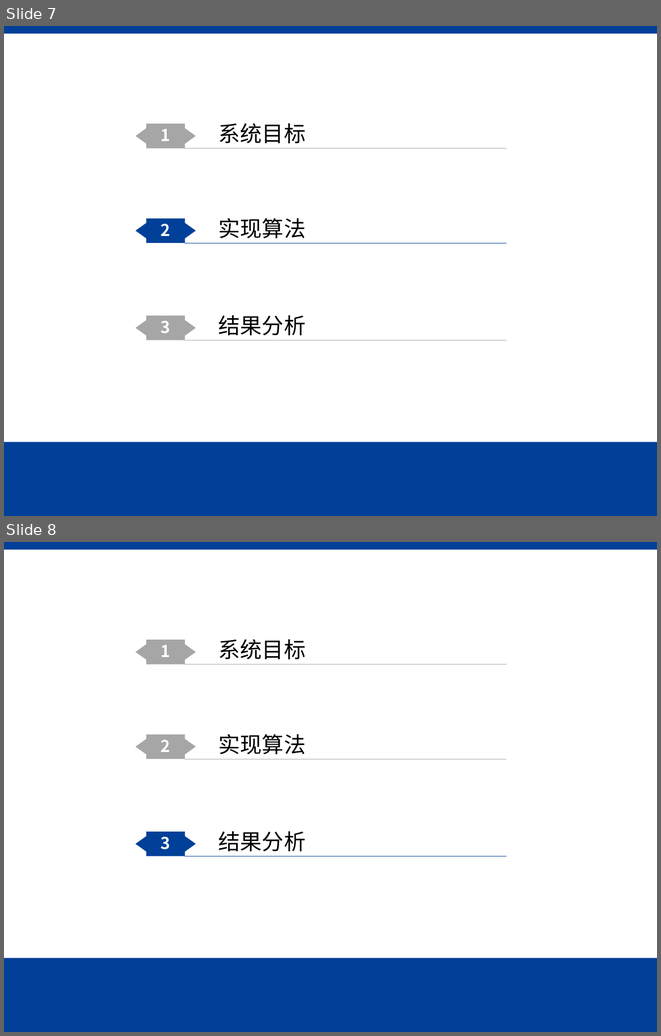
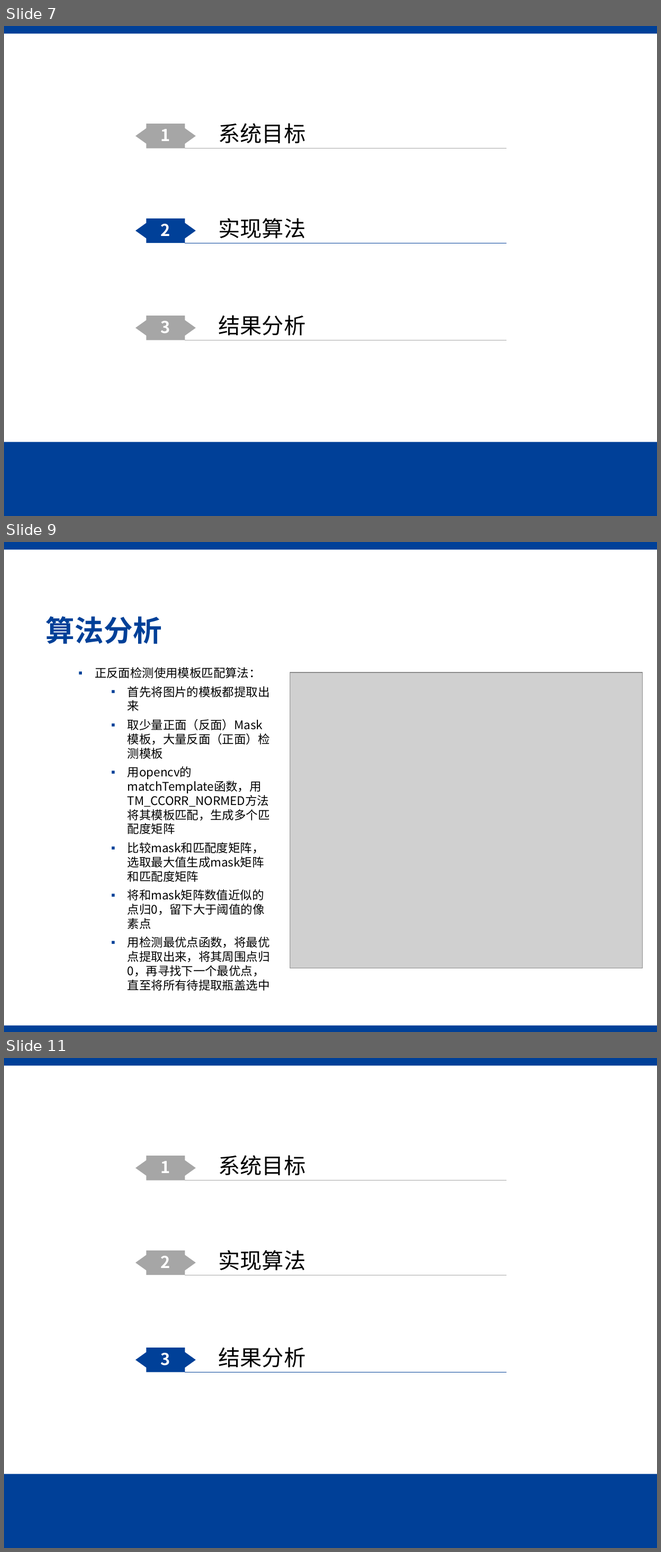
Before and after one commit to PythonMyLife/bottle_cap_recongnition, a slide deck: PPT_and_report/答辩.pptx. Shown one above the other, each under a label of ours: slides 7 and 8 before the commit, slides 7, 9 and 11 after it; the slides between them are not shown. The pictures are 661x1036 and 661x1552 pixels, drawn with LibreOffice and Linux fonts; fonts in the diff are those of the drawing; grey boxes stand for pictures; background and template pictures are left out. Boxes give left, top, right and bottom in pixels: in the first picture for what was removed or moved away, otherwise in the second. Text is boxed around its words. In the diff, an @@ line names an element or a change of style, - is before the commit and + after.

Commit message:
吴岳欣 ppt算法填写

```diff
--- a/PPT_and_report/答辩.pptx
+++ b/PPT_and_report/答辩.pptx
@@ slide 9 added at (4, 542, 657, 1032), background #FFFFFF; not listed: 1 template element that a slide beside it also shows @@
@@ title added at (46, 616, 162, 644), 32 pt, text #004098, bold @@
+算法分析
@@ text added at (95, 667, 270, 990), 13.1 pt, text #000000 @@
+  ▪ 正反面检测使用模板匹配算法：
+    ▪ 首先将图片的模板都提取出来
+    ▪ 取少量正面（反面）Mask模板，大量反面（正面）检测模板
+    ▪ 用opencv的matchTemplate函数，用TM_CCORR_NORMED方法将其模板匹配，生成多个匹配度矩阵
+    ▪ 比较mask和匹配度矩阵，选取最大值生成mask矩阵和匹配度矩阵
+    ▪ 将和mask矩阵数值近似的点归0，留下大于阈值的像素点
+    ▪ 用检测最优点函数，将最优点提取出来，将其周围点归0，再寻找下一个最优点，直至将所有待提取瓶盖选中
@@ picture added at (290, 672, 643, 968) @@
@@ rectangle added at (4, 1025, 657, 1032), fill #004098 @@
@@ what was slide 8 is now slide 11 @@
```
Also in this commit, not shown: 2 other slides added.
